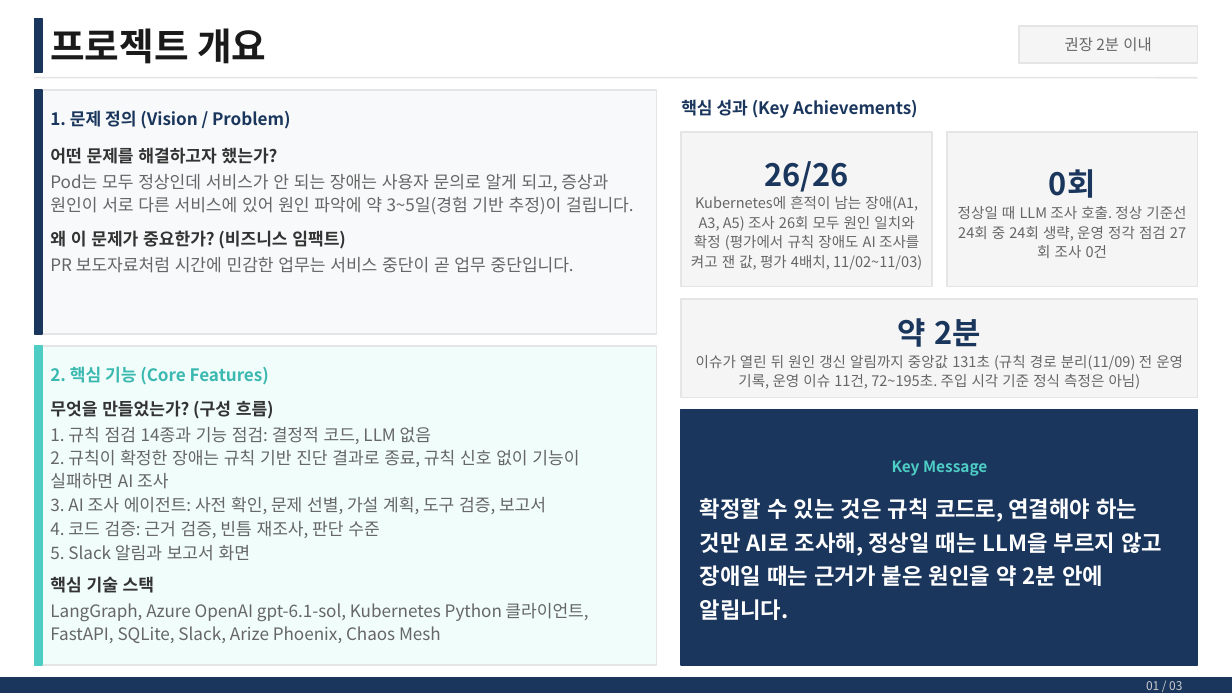
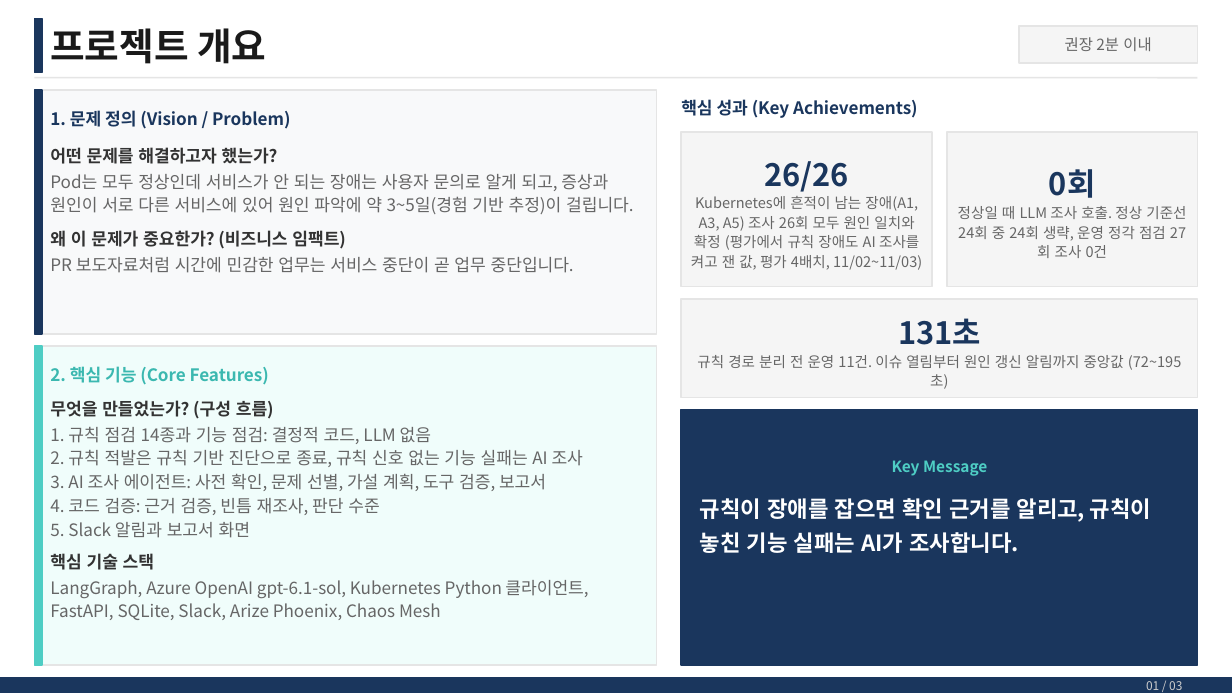
Before and after one commit to skax-jihyeryu/KubeGuardian, a slide deck: slide 2 of docs/산출물/AI_Master_Project_최종발표_멘티명_사번.pptx. Drawn at 1232x693 pixels with LibreOffice and Linux fonts; fonts in the diff are those of the drawing. Boxes give left, top, right and bottom in pixels: in the first picture for what was removed or moved away, otherwise in the second. Text is boxed around its words. In the diff, an @@ line names an element or a change of style, - is before the commit and + after.

```diff
--- a/docs/산출물/AI_Master_Project_최종발표_멘티명_사번.pptx
+++ b/docs/산출물/AI_Master_Project_최종발표_멘티명_사번.pptx
@@ text at bbox=[697, 355, 1181, 370]: text changed @@
-약 2분
-이슈가 열린 뒤 원인 갱신 알림까지 중앙값 131초 (규칙 경로 분리(11/09) 전 운영 기록, 운영 이슈 11건, 72~195초. 주입 시각 기준 정식 측정은 아님)
+131초
+규칙 경로 분리 전 운영 11건. 이슈 열림부터 원인 갱신 알림까지 중앙값 (72~195초)
@@ text at bbox=[50, 450, 583, 467]: text changed @@
-2. 규칙이 확정한 장애는 규칙 기반 진단 결과로 종료, 규칙 신호 없이 기능이 실패하면 AI 조사
+2. 규칙 적발은 규칙 기반 진단으로 종료, 규칙 신호 없는 기능 실패는 AI 조사
@@ text at bbox=[700, 498, 1151, 553]: text changed @@
-확정할 수 있는 것은 규칙 코드로, 연결해야 하는 것만 AI로 조사해, 정상일 때는 LLM을 부르지 않고 장애일 때는 근거가 붙은 원인을 약 2분 안에 알립니다.
+규칙이 장애를 잡으면 확인 근거를 알리고, 규칙이 놓친 기능 실패는 AI가 조사합니다.
```
Also in this commit, not shown: 2 other slides changed, 7 other files.
